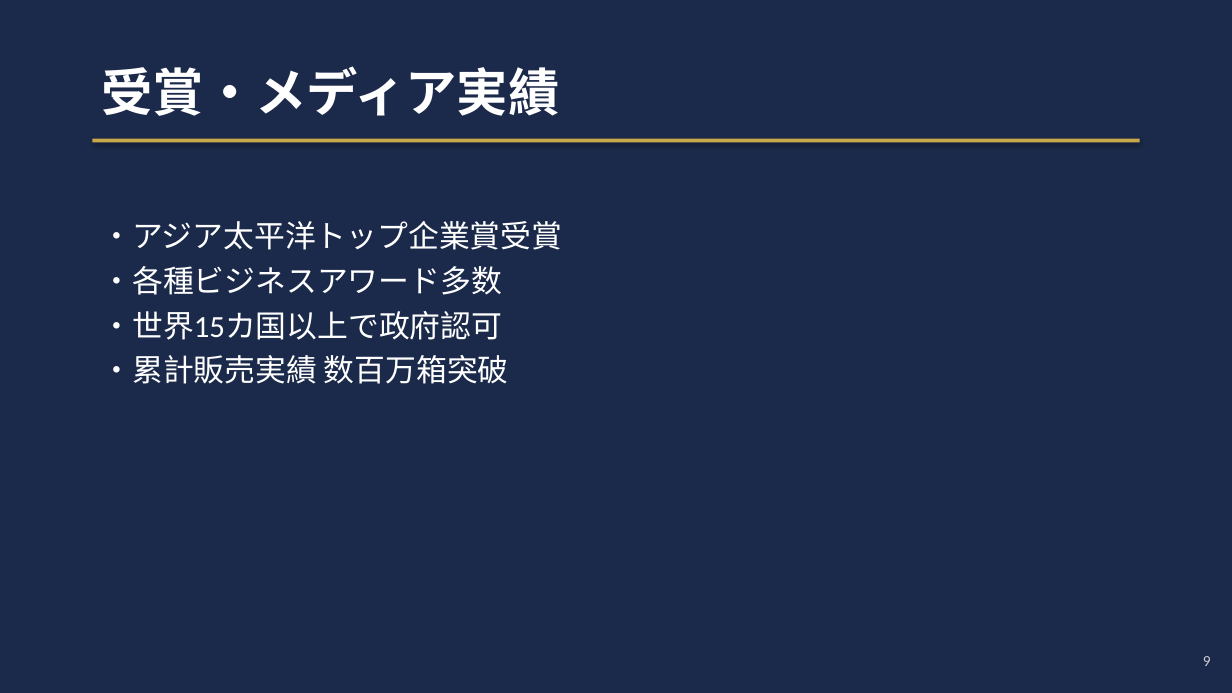
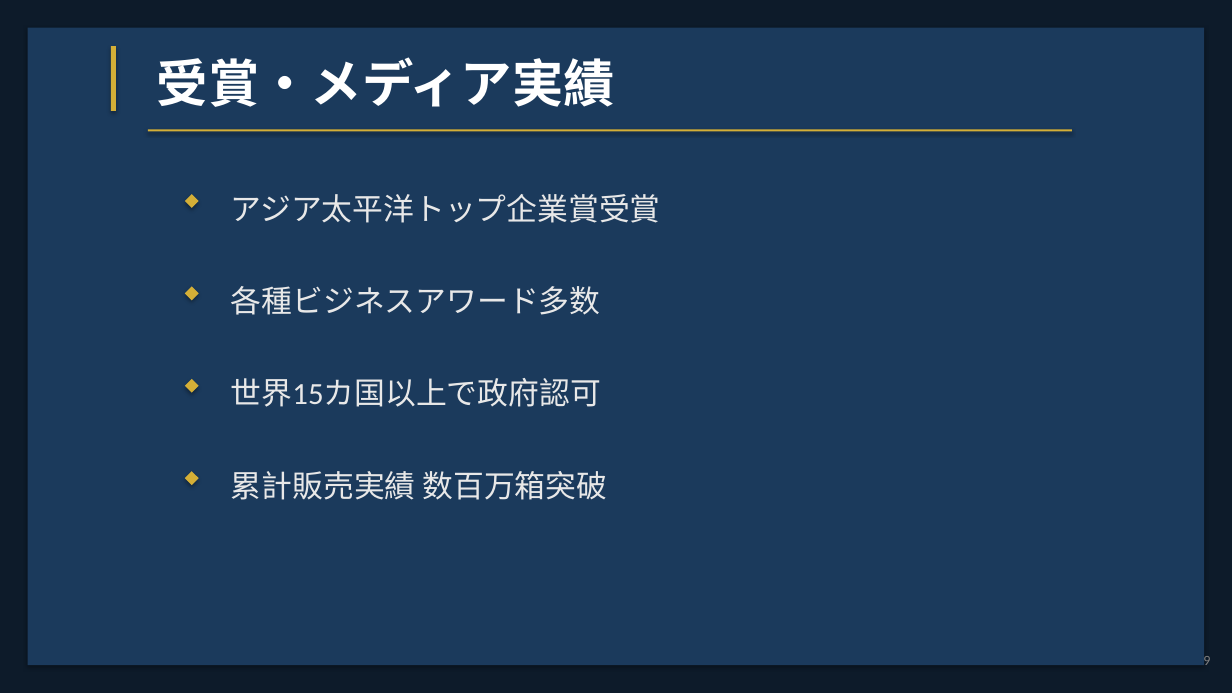
Before and after one commit to office-vonds/noyuto, a slide deck: slide 9 of RIWAY_Presentation.pptx. Drawn at 1232x693 pixels with LibreOffice and Linux fonts; fonts in the diff are those of the drawing. Boxes give left, top, right and bottom in pixels: in the first picture for what was removed or moved away, otherwise in the second. Text is boxed around its words. In the diff, an @@ line names an element or a change of style, - is before the commit and + after.

```diff
--- a/RIWAY_Presentation.pptx
+++ b/RIWAY_Presentation.pptx
@@ rectangle at (0, 0, 1232, 693): fill #1B2A4A to #0D1B2A @@
@@ rectangle added at (28, 28, 1204, 665), fill #1B3A5C @@
@@ rectangle added at (111, 46, 116, 111), fill #D4AF37 @@
@@ text "受賞・メディア実績": place and size @@
-text "受賞・メディア実績" at (101, 66, 559, 116)
+text "受賞・メディア実績" at (157, 57, 615, 107)
@@ rectangle: place and size @@
-rectangle at (92, 139, 1140, 142)
+rectangle at (148, 129, 1072, 131)
@@ rectangle at (148, 129, 1072, 131): fill #C9A84C to #D4AF37 @@
@@ diamond added at (185, 194, 199, 208), fill #D4AF37 @@
@@ text added at (231, 194, 661, 223), 24 pt, text #E8E8E8 @@
+アジア太平洋トップ企業賞受賞
@@ text removed at (101, 221, 562, 384) @@
-・アジア太平洋トップ企業賞受賞
-・各種ビジネスアワード多数
-・世界15カ国以上で政府認可
-・累計販売実績 数百万箱突破
@@ diamond added at (185, 287, 199, 300), fill #D4AF37 @@
@@ text added at (231, 286, 601, 315), 24 pt, text #E8E8E8 @@
+各種ビジネスアワード多数
@@ diamond added at (185, 379, 199, 393), fill #D4AF37 @@
@@ text added at (231, 378, 601, 407), 24 pt, text #E8E8E8 @@
+世界15カ国以上で政府認可
@@ diamond added at (185, 471, 199, 485), fill #D4AF37 @@
@@ text added at (231, 471, 608, 500), 24 pt, text #E8E8E8 @@
+累計販売実績 数百万箱突破
@@ text "9" at (1203, 653, 1210, 665): size 12 to 11 pt, text colour #CCCCCC to #808080 @@
```
Also in this commit, not shown: 19 other slides changed, 2 other files.
